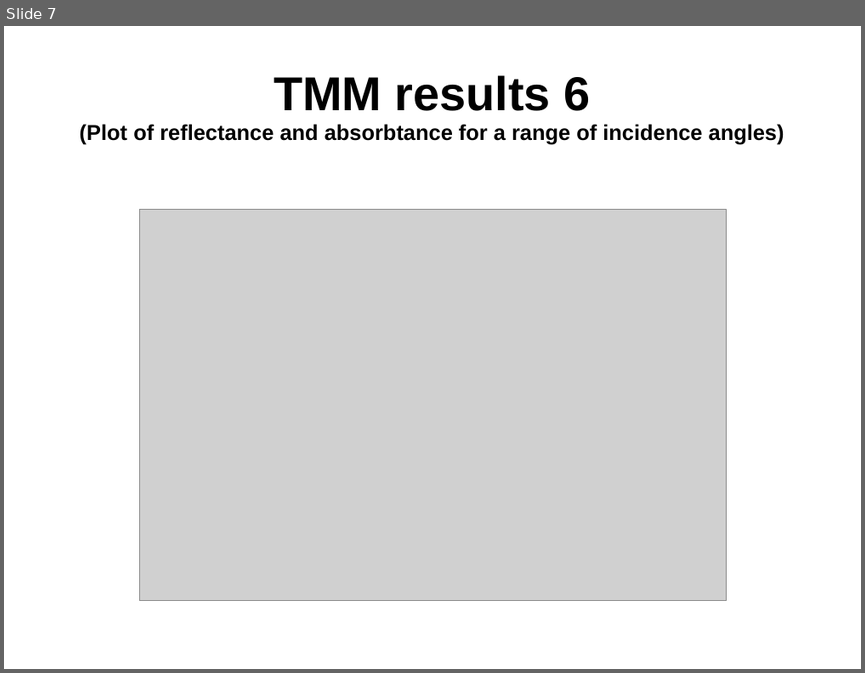
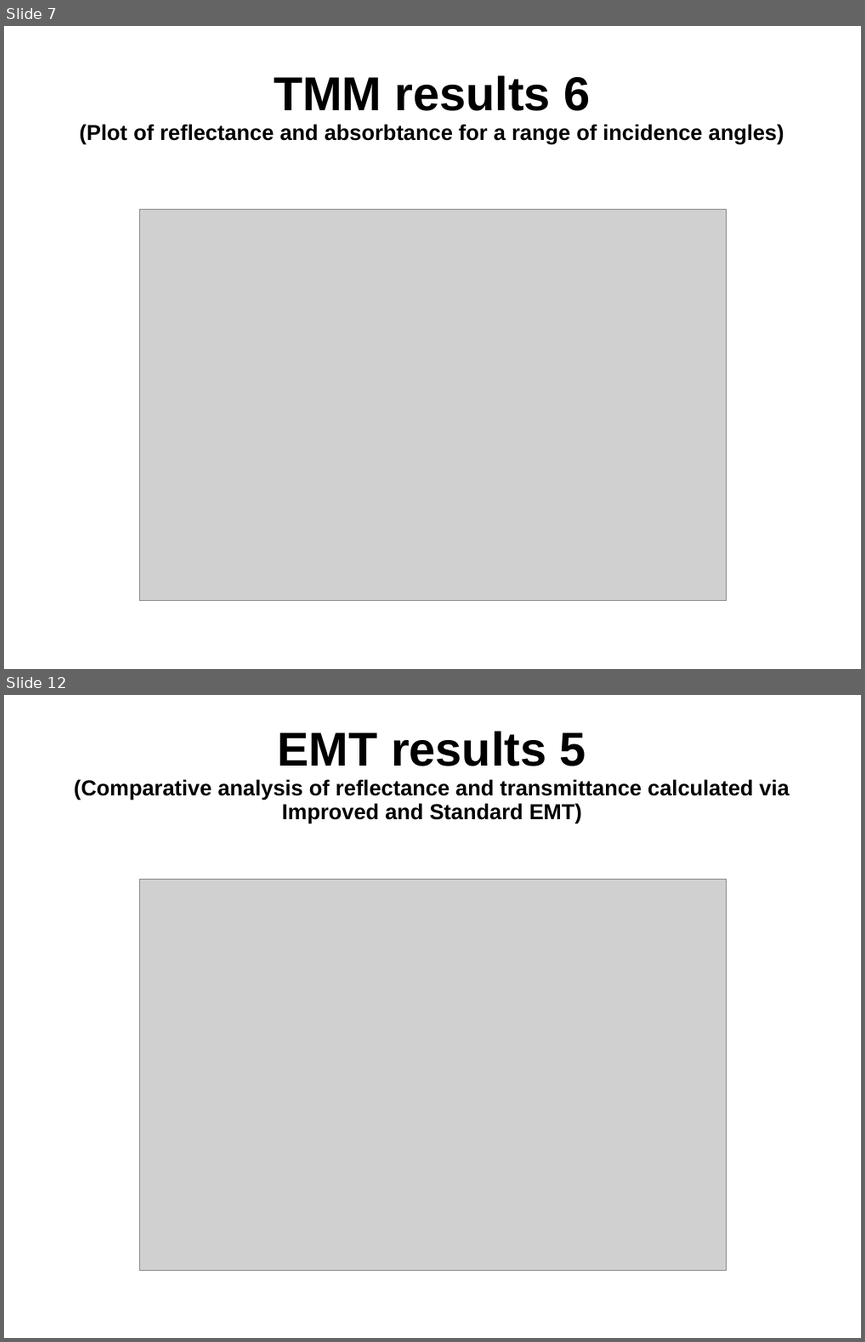
Before and after one commit to yorzh86/optics, a slide deck: presentation_draft.ppt. Shown one above the other, each under a label of ours: slide 7 before the commit, slides 7 and 12 after it; the slides between them are not shown. The pictures are 865x673 and 865x1342 pixels, drawn with LibreOffice and Linux fonts; fonts in the diff are those of the drawing; grey boxes stand for pictures; background and template pictures are left out. Boxes give left, top, right and bottom in pixels: in the first picture for what was removed or moved away, otherwise in the second. Text is boxed around its words. In the diff, an @@ line names an element or a change of style, - is before the commit and + after.

Commit message:
1. Added EMT standard and improved (yellow) 2. Added plots for EMT st and i1 (red) 3. Improved presentation file (gray)

```diff
--- a/presentation_draft.ppt
+++ b/presentation_draft.ppt
@@ slide 12 added at [4,695,861,1338], background picture (left out) @@
@@ title added at [74,731,789,824], 20 pt, text #000000, bold @@
+EMT results 5
+(Comparative analysis of reflectance and transmittance calculated via Improved and Standard EMT)
@@ picture added at [139,879,726,1270] @@
```
Also in this commit, not shown: 1 slide changed, 6 other slides added, 18 other files.
